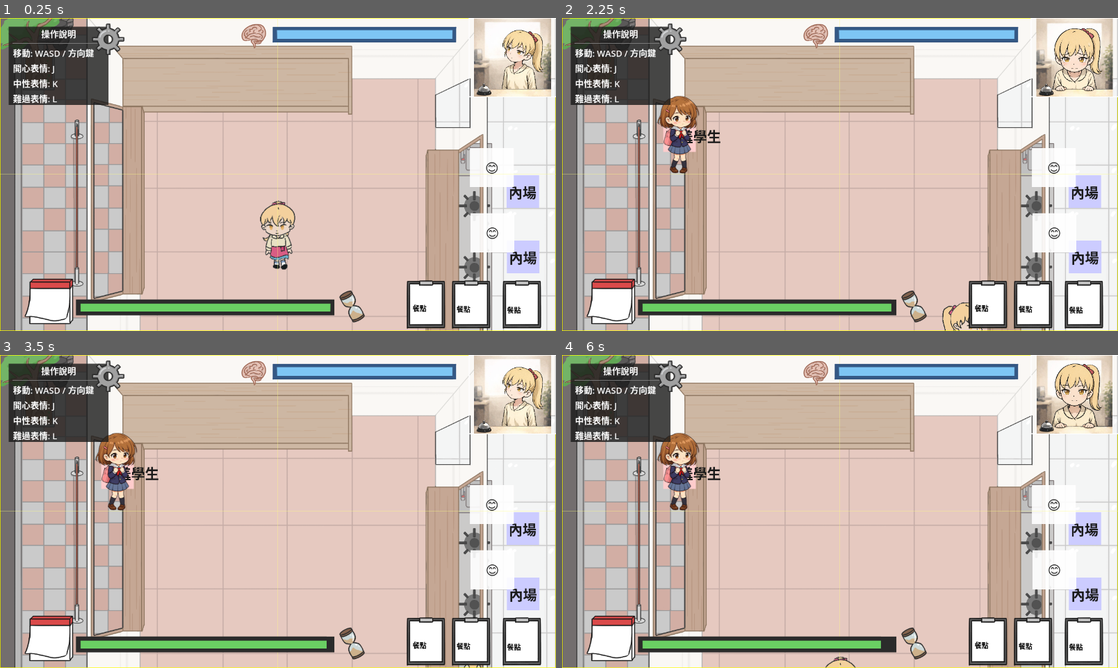
Above: before the commit, frames 1-4 (two rows, left to right).
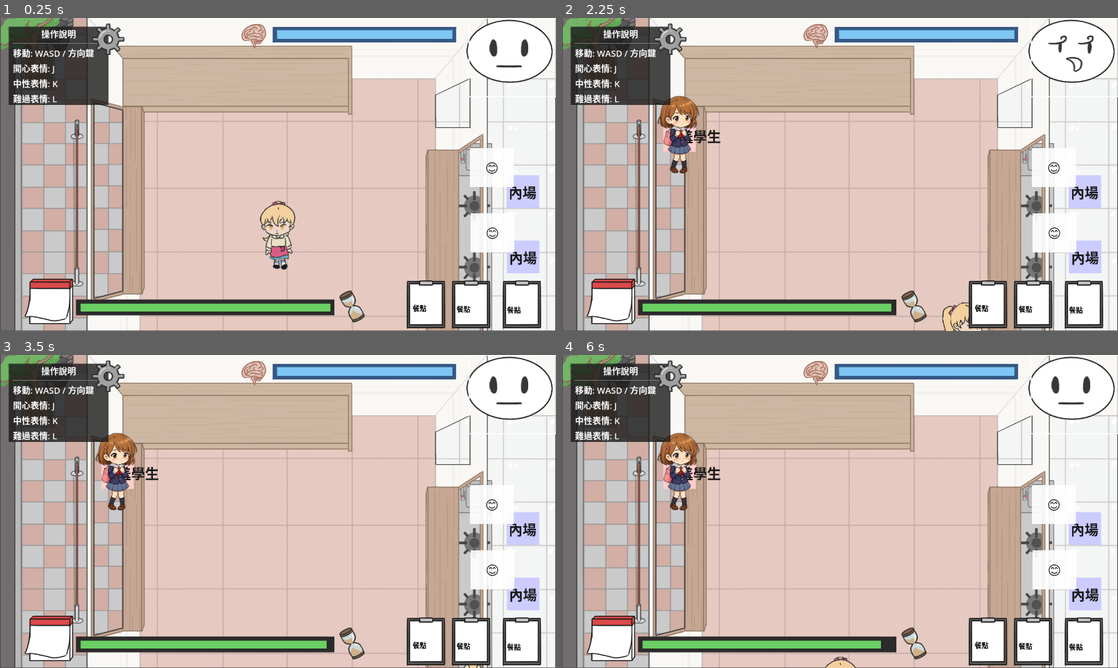
Above: after the commit, the same moments.

Repository: darkbtf/game-jam-2026-kcl
Game: Godot game, scene res://Scenes/main.tscn
Same seed, same stepped clock (60 frames per second), same inputs: the game is played once before the commit and once after it.
Inputs (mouse positions are in pixels of both pictures, inside the frame that each line leads up to):
- Up to frame 1 (0.25 s): no input
- Up to frame 2 (2.25 s): tap Enter (ui_accept) at 0.5, 0.77, 1.52 s; hold D (move_right) 0.53-1.28 s; hold J (expression_happy) 0.53-1.28 s; hold S (move_down) 1.28-2.03 s; tap K (expression_neutral) at 1.35 s; hold D (move_right) from 2.03 s (still down); hold L (expression_sad) from 2.03 s (still down)
- Up to frame 3 (3.5 s): release D (move_right) at 2.78 s; release L (expression_sad) at 2.78 s; hold W (move_up) from 2.78 s (still down); tap Shift (run) at 2.85 s; tap Enter (ui_accept) at 3.02 s
- Up to frame 4 (6 s): release W (move_up) at 3.5 s; click (667, 376) at 3.5 s; tap Enter (ui_accept) at 4.25, 4.52, 5.27 s; hold A (move_left) 4.28-5.78 s; tap R at 4.35 s; tap J (expression_happy) at 5.1 s; hold S (move_down) from 5.78 s (still down); hold K (expression_neutral) from 5.78 s (still down)

The runs differ from the first frame. In frame 1, 3.7% of the frame differs, in the area x 0-100%, y 0-100%; in frame 2, 3.8%; in frame 3, 3.7%; in frame 4, 3.8%.

Commit message:
udpate: player face

Diff:
--- a/Objects/customer.tscn
+++ b/Objects/customer.tscn
@@ -9,26 +9,24 @@
 script = ExtResource("1")
 
 [node name="ColorRect" type="ColorRect" parent="."]
+z_as_relative = false
 offset_left = -37.5
 offset_top = -37.5
 offset_right = 37.5
 offset_bottom = 37.5
 color = Color(1, 0.8, 0.8, 1)
-z_index = 0
-z_as_relative = false
-show_behind_parent = false
 
 [node name="CollisionShape2D" type="CollisionShape2D" parent="."]
 shape = SubResource("RectangleShape2D_1")
 
 [node name="Sprite2D" type="Sprite2D" parent="."]
-offset = Vector2(0, 0)
-flip_h = true
-visible = true
 z_index = 3
 z_as_relative = false
+flip_h = true
 
 [node name="Label" type="Label" parent="."]
+z_index = 2
+z_as_relative = false
 offset_left = -32.0
 offset_top = -23.0
 offset_right = 32.0
@@ -36,11 +34,11 @@
 theme_override_colors/font_color = Color(0.101960786, 0.101960786, 0.101960786, 1)
 theme_override_font_sizes/font_size = 32
 text = "客人"
-z_index = 2
-z_as_relative = false
-show_behind_parent = false
 
 [node name="Bubble" type="Control" parent="."]
+visible = false
+z_index = 10
+z_as_relative = false
 layout_mode = 3
 anchors_preset = 8
 anchor_left = 0.5
@@ -53,10 +51,6 @@
 offset_bottom = -10.0
 grow_horizontal = 2
 grow_vertical = 2
-z_index = 10
-z_as_relative = false
-show_behind_parent = false
-visible = false
 
 [node name="Background" type="ColorRect" parent="Bubble"]
 layout_mode = 1
--- a/Objects/player.tscn
+++ b/Objects/player.tscn
@@ -50,7 +50,7 @@
 
 [node name="AnimatedSprite2D" type="AnimatedSprite2D" parent="."]
 sprite_frames = SubResource("SpriteFrames_0ar0x")
-animation = &"Left"
+animation = &"Down"
 
 [node name="CollisionShape2D" type="CollisionShape2D" parent="."]
 position = Vector2(-3.5, 40)
--- a/Scenes/ui.tscn
+++ b/Scenes/ui.tscn
@@ -8,6 +8,7 @@
 [ext_resource type="Texture2D" uid="uid://cwv7ivyi1xl70" path="res://Assets/timer_high.png" id="5_g0wmg"]
 [ext_resource type="Texture2D" uid="uid://18u0cjfrgryl" path="res://Assets/date.PNG" id="6_mmixe"]
 [ext_resource type="Texture2D" uid="uid://du6guwl63u351" path="res://Assets/face_player.PNG" id="7_smcll"]
+[ext_resource type="Texture2D" uid="uid://b8rbh2j6dbdur" path="res://Assets/face_normal.png" id="8_4vbiv"]
 [ext_resource type="Texture2D" uid="uid://ces1crln8frug" path="res://Assets/san_icon.PNG" id="8_mmixe"]
 [ext_resource type="Texture2D" uid="uid://dr7owlh4waayc" path="res://Assets/setting.png" id="8_ryf15"]
 [ext_resource type="Texture2D" uid="uid://doesrvdyg6ygh" path="res://Assets/time_icon.PNG" id="9_mmixe"]
@@ -150,6 +151,10 @@
 horizontal_alignment = 1
 vertical_alignment = 1
 
+[node name="FacePlayer" type="Sprite2D" parent="."]
+position = Vector2(641, 359)
+texture = ExtResource("7_smcll")
+
 [node name="PlayerFacePanel" type="Control" parent="."]
 layout_mode = 1
 anchors_preset = 2
@@ -162,42 +167,13 @@
 grow_vertical = 0
 script = ExtResource("2")
 
-[node name="TextureRect" type="TextureRect" parent="PlayerFacePanel"]
-layout_mode = 1
-anchors_preset = 15
-anchor_right = 1.0
-anchor_bottom = 1.0
-grow_horizontal = 2
-grow_vertical = 2
-expand_mode = 1
-stretch_mode = 5
-
-[node name="Label" type="Label" parent="PlayerFacePanel"]
-layout_mode = 1
-anchors_preset = 8
-anchor_left = 0.5
-anchor_top = 0.5
-anchor_right = 0.5
-anchor_bottom = 0.5
-offset_left = -40.0
-offset_top = -40.0
-offset_right = 40.0
-offset_bottom = 40.0
-grow_horizontal = 2
-grow_vertical = 2
-text = "😐"
-horizontal_alignment = 1
-vertical_alignment = 1
-visible = false
+[node name="Face" type="Sprite2D" parent="PlayerFacePanel"]
+position = Vector2(92, 81)
+texture = ExtResource("8_4vbiv")
 
 [node name="Date" type="Sprite2D" parent="."]
 position = Vector2(644, 357)
 texture = ExtResource("6_mmixe")
-
-[node name="FacePlayer" type="Sprite2D" parent="."]
-visible = false
-position = Vector2(641, 359)
-texture = ExtResource("7_smcll")
 
 [node name="Setting" type="TextureButton" parent="."]
 layout_mode = 0
--- a/Scripts/ui_manager.gd
+++ b/Scripts/ui_manager.gd
@@ -4,9 +4,8 @@
 @onready var san_bar: TextureProgressBar = $SanBar
 @onready var time_bar: TextureProgressBar = $timeBar
 @onready var game_over_panel: Control = $GameOverPanel
-@onready var player_face_label: Label = $PlayerFacePanel/Label
 @onready var player_face_panel: Control = $PlayerFacePanel
-@onready var player_face_texture: TextureRect = $PlayerFacePanel/TextureRect
+@onready var player_face: Sprite2D = $PlayerFacePanel/Face
 
 var show_viewport_border: bool = true
 
@@ -148,30 +147,27 @@
 			return "😐"
 
 func update_player_face_texture(expr: GameManager.MaskType, is_expressing: bool):
-	if not player_face_texture:
-		return
-
 	var texture_path: String = ""
 
 	# 如果沒做表情，顯示 idle
 	if not is_expressing:
-		texture_path = "res://Assets/player_idle.png"
+		texture_path = "res://Assets/face_normal.png"
 	else:
 		# 根據表情顯示對應的圖片
 		match expr:
 			GameManager.MaskType.HAPPY:
-				texture_path = "res://Assets/player_smile.png"
+				texture_path = "res://Assets/face_happy.png"
 			GameManager.MaskType.NEUTRAL:
-				texture_path = "res://Assets/player_professional.png"
+				texture_path = "res://Assets/face_normal.png"
 			GameManager.MaskType.SAD:
-				texture_path = "res://Assets/player_sorry.png"
+				texture_path = "res://Assets/face_sad.png"
 			_:
-				texture_path = "res://Assets/player_idle.png"
+				texture_path = "res://Assets/face_normal.png"
 
 	if texture_path != "":
 		var texture = load(texture_path)
 		if texture:
-			player_face_texture.texture = texture
+			player_face.texture = texture
 		else:
 			print("無法載入玩家表情圖片: ", texture_path)
 
@@ -205,27 +201,3 @@
 				closest_target = staff
 
 	return closest_target
-
-func _draw():
-	# 繪製 viewport 邊界框線
-	if show_viewport_border:
-		var viewport_size = get_viewport_rect().size
-		var border_color = Color.YELLOW
-		var border_width = 2.0
-
-		# 繪製四條邊
-		# 上邊
-		draw_line(Vector2(0, 0), Vector2(viewport_size.x, 0), border_color, border_width)
-		# 下邊
-		draw_line(Vector2(0, viewport_size.y), Vector2(viewport_size.x, viewport_size.y), border_color, border_width)
-		# 左邊
-		draw_line(Vector2(0, 0), Vector2(0, viewport_size.y), border_color, border_width)
-		# 右邊
-		draw_line(Vector2(viewport_size.x, 0), Vector2(viewport_size.x, viewport_size.y), border_color, border_width)
-
-		# 繪製中心線（可選，幫助定位）
-		var center_color = Color.YELLOW.lerp(Color.TRANSPARENT, 0.5)
-		# 垂直中心線
-		draw_line(Vector2(viewport_size.x / 2, 0), Vector2(viewport_size.x / 2, viewport_size.y), center_color, 1.0)
-		# 水平中心線
-		draw_line(Vector2(0, viewport_size.y / 2), Vector2(viewport_size.x, viewport_size.y / 2), center_color, 1.0)
Not shown, removed: Assets/face_happt.png.import
Renamed: Assets/face_happt.png -> Assets/face_happy.png
Not shown, changed: Assets/face_happy.png.import
Binary file removed: Assets/player_broken.png
Binary file removed: Assets/player_idle.png
Not shown, removed: Assets/player_idle.png.import
Binary file removed: Assets/player_professional.png
Not shown, removed: Assets/player_professional.png.import
Binary file removed: Assets/player_smile.png
Not shown, removed: Assets/player_smile.png.import
Binary file removed: Assets/player_sorry.png
Not shown, removed: Assets/player_sorry.png.import
(and 2 more such lines)
